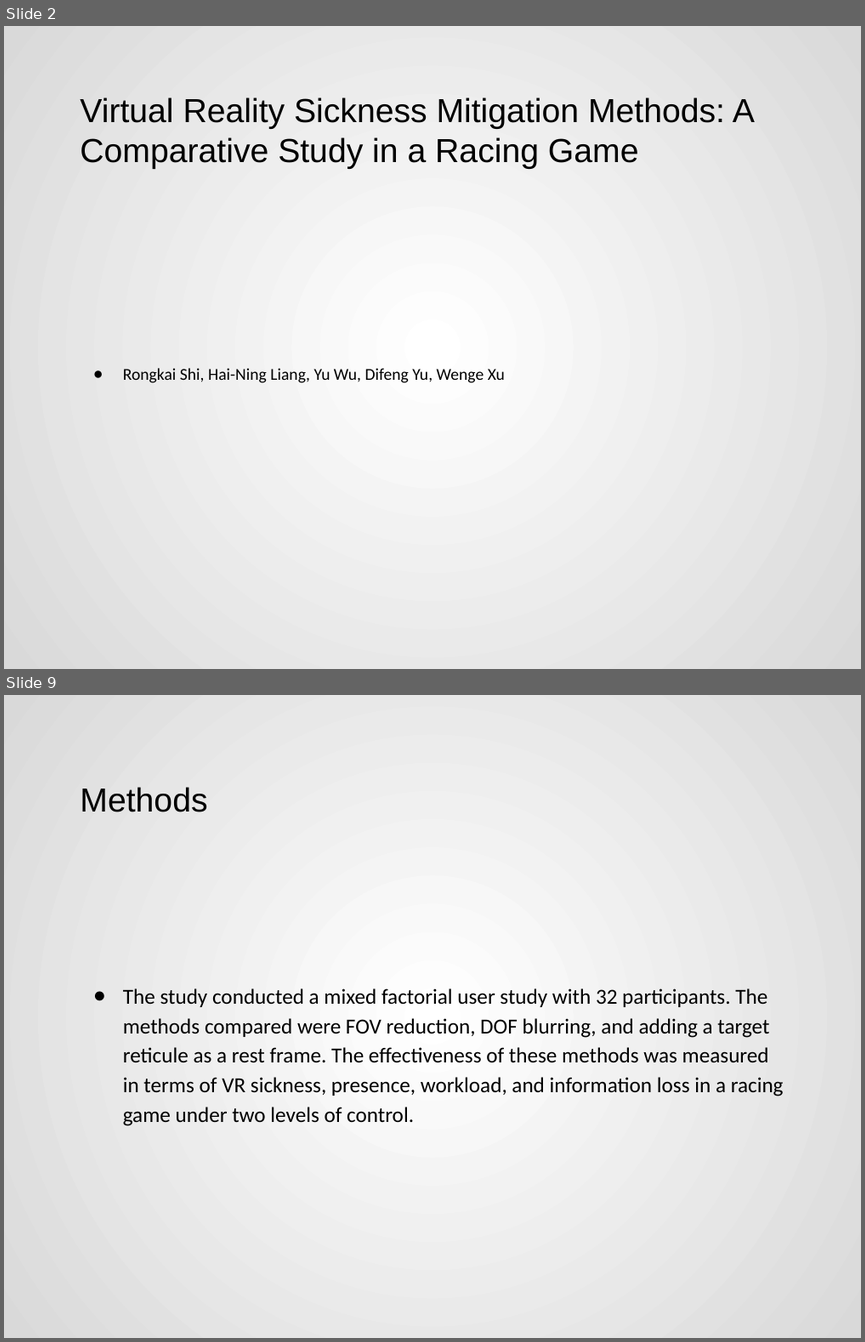
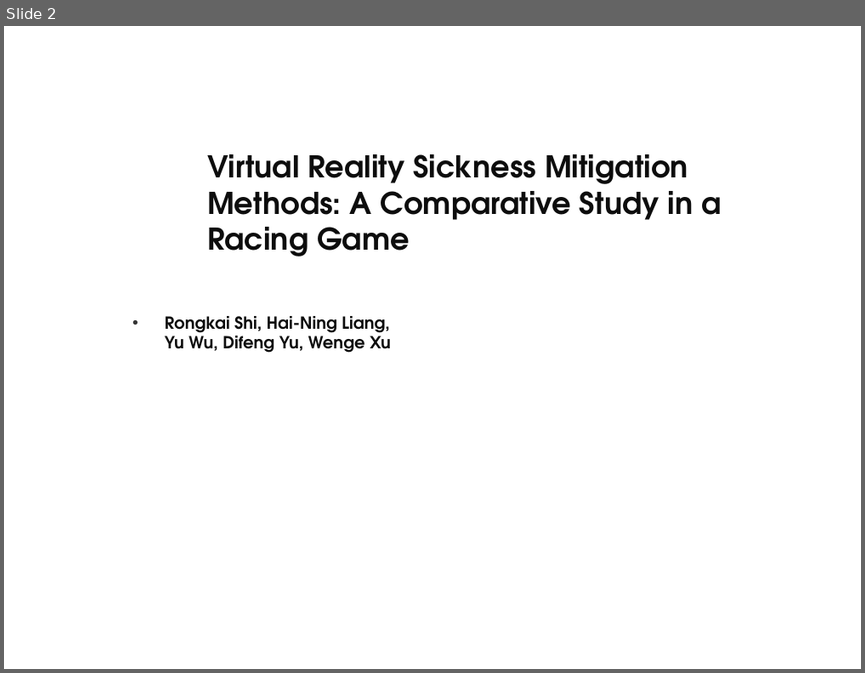
Before and after one commit to Akash3121/3D, a slide deck: Paper-Presentation/Akash - VR_Sickness_Mitigation_Methods_Presentation.pptx. Shown one above the other, each under a label of ours: slides 2 and 9 before the commit, slide 2 after it; the slides between them are not shown. The pictures are 865x1342 and 865x673 pixels, drawn with LibreOffice and Linux fonts; fonts in the diff are those of the drawing; background and template pictures are left out. Boxes give left, top, right and bottom in pixels: in the first picture for what was removed or moved away, otherwise in the second. Text is boxed around its words. In the diff, an @@ line names an element or a change of style, - is before the commit and + after.

```diff
--- a/Paper-Presentation/Akash - VR_Sickness_Mitigation_Methods_Presentation.pptx
+++ b/Paper-Presentation/Akash - VR_Sickness_Mitigation_Methods_Presentation.pptx
@@ slide 9 removed at box(4, 695, 861, 1338), background gradient #FFFFFF to #D9D9D9 @@
@@ title removed at box(80, 787, 207, 812) @@
-Methods
@@ text removed at box(123, 988, 783, 1126) @@
-● The study conducted a mixed factorial user study with 32 participants. The methods compared were FOV reduction, DOF blurring, and adding a target reticule as a rest frame. The effectiveness of these methods was measured in terms of VR sickness, presence, workload, and information loss in a racing game under two levels of control.
@@ slide 2 changed as well @@
@@ background gradient #FFFFFF to #D9D9D9 to picture (left out) @@
@@ title "Virtual Reality Sickness Mitigation Methods: ...": place and size @@
-title "Virtual Reality Sickness Mitigation Methods: ..." at box(80, 97, 755, 169)
+title "Virtual Reality Sickness Mitigation Methods: ..." at box(207, 154, 721, 256)
@@ title "Virtual Reality Sickness Mitigation Methods: ..." at box(207, 154, 721, 256): size 28 to 25.2 pt, font Arial to TeX Gyre Adventor, text colour #000000 to #0D0D0D, bold on; vertical alignment middle to top @@
@@ text "Rongkai Shi, Hai-Ning Liang, Yu ...": place and size @@
-text "Rongkai Shi, Hai-Ning Liang, Yu ..." at box(123, 368, 505, 383)
+text "Rongkai Shi, Hai-Ning Liang, Yu ..." at box(165, 316, 391, 352)
@@ text "Rongkai Shi, Hai-Ning Liang, Yu ..." at box(165, 316, 391, 352): font Calibri to TeX Gyre Adventor, text colour #000000 to #0D0D0D, bold on; bullet ● to •; line spacing 1.15 to 1; more space between paragraphs; bullet colour #000000 to #353535; vertical alignment middle to top @@
```
Also in this commit, not shown: 18 other slides changed.
